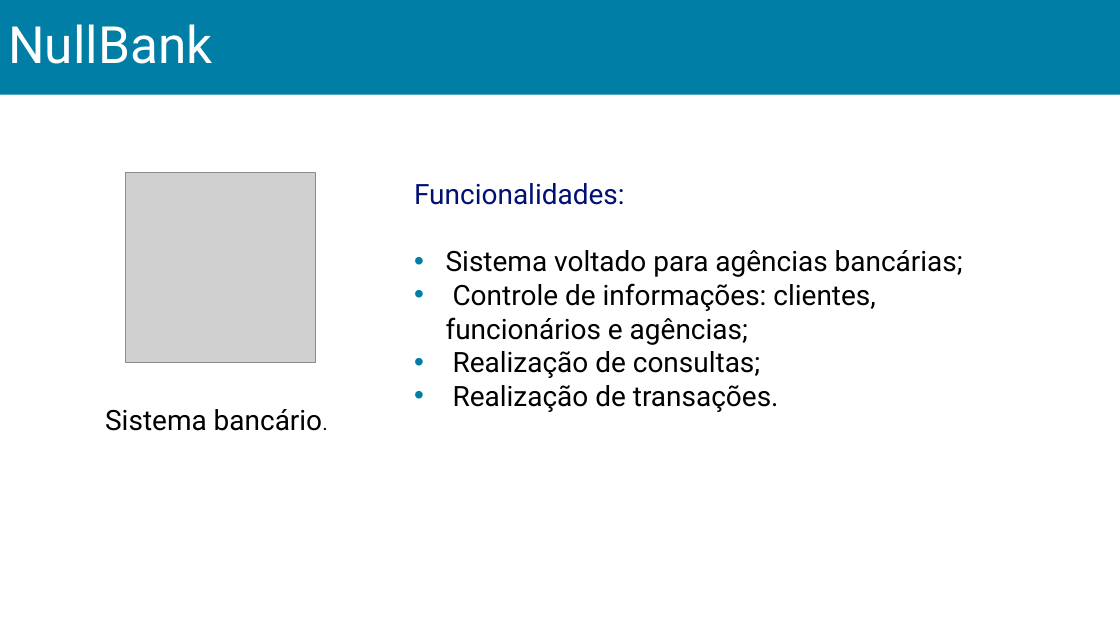
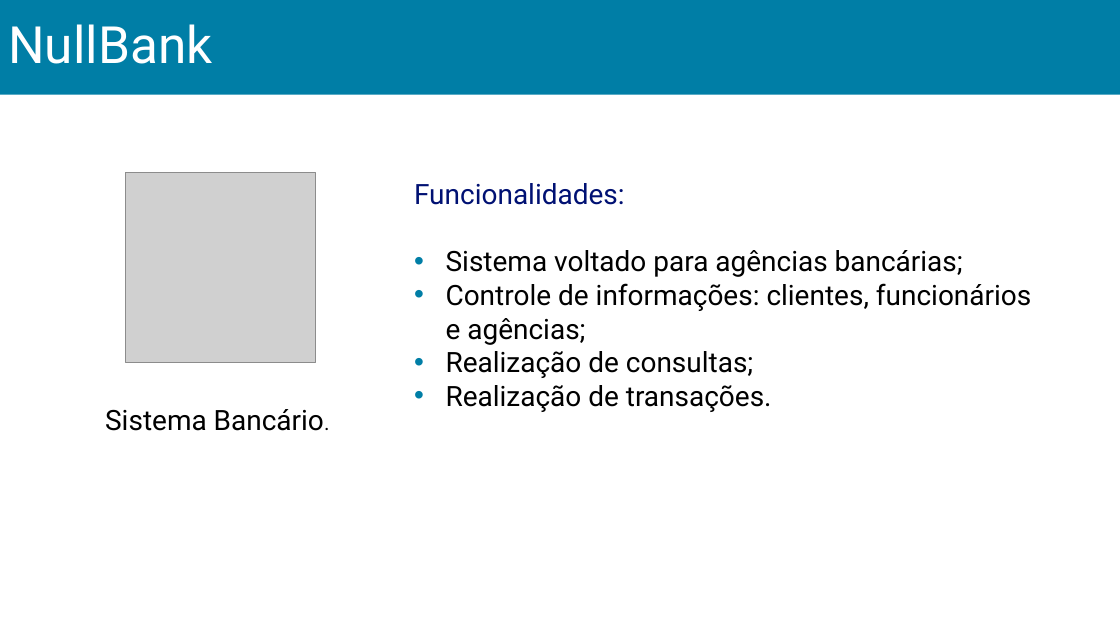
Before and after one commit to thalesrochas/sistema-bancario, a slide deck: slide 3 of Slides/Apresentação_slide.pptx. Drawn at 1120x630 pixels with LibreOffice and Linux fonts; fonts in the diff are those of the drawing; grey boxes stand for pictures. Boxes give left, top, right and bottom in pixels: in the first picture for what was removed or moved away, otherwise in the second. Text is boxed around its words. In the diff, an @@ line names an element or a change of style, - is before the commit and + after.

```diff
--- a/Slides/Apresentação_slide.pptx
+++ b/Slides/Apresentação_slide.pptx
@@ text "Funcionalidades:" rewrapped from (414, 183, 963, 412) to (414, 183, 1031, 412) @@
@@ text at (105, 409, 324, 431): text changed @@
-Sistema bancário.
+Sistema Bancário.
```
Also in this commit, not shown: 6 other slides changed, 1 slide added.
